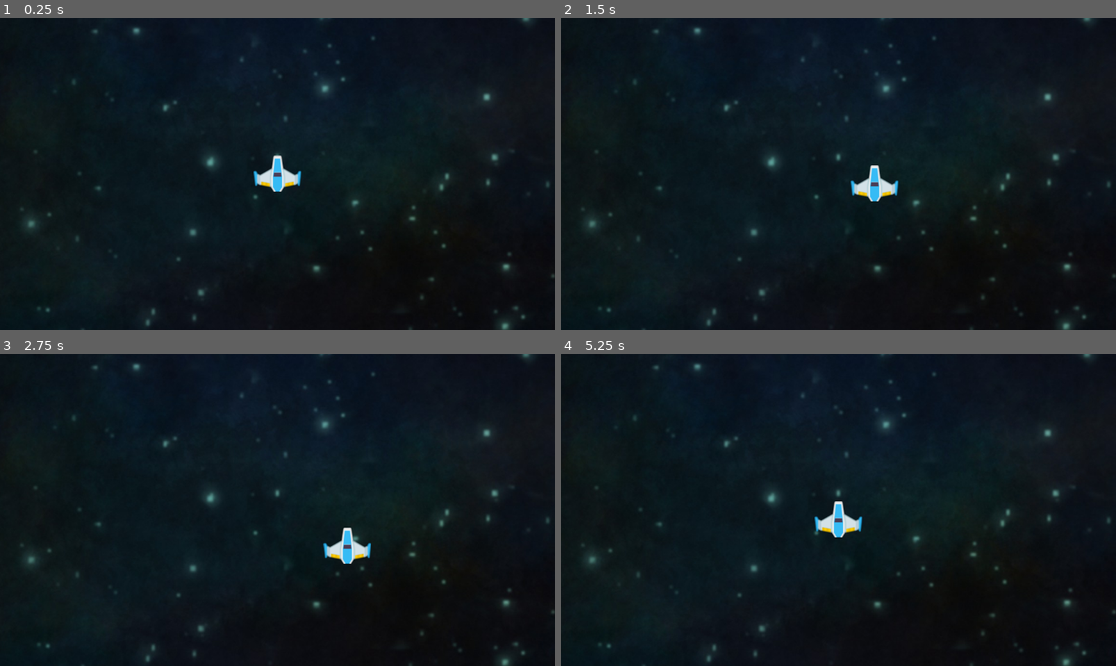
Above: before the commit, frames 1-4 (two rows, left to right).
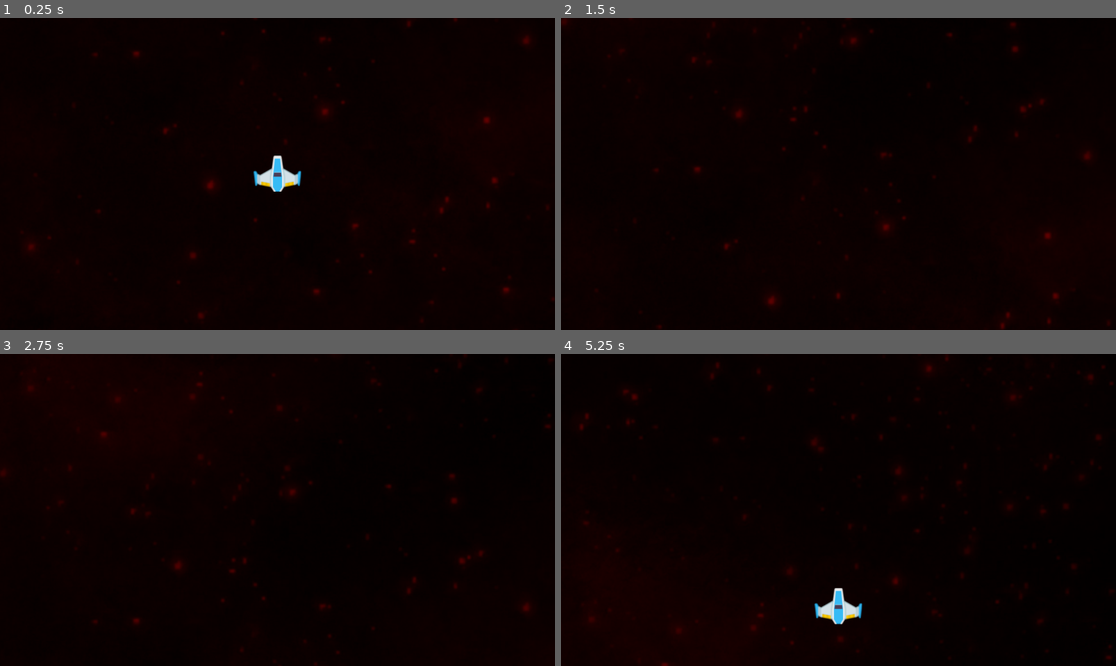
Above: after the commit, the same moments.

Repository: psyinf/godot_sandboxes
Game: Godot game, scene res://main.tscn
Same seed, same stepped clock (60 frames per second), same inputs: the game is played once before the commit and once after it.
Inputs:
- Up to frame 1 (0.25 s): no input
- Up to frame 2 (1.5 s): hold D (player_right) 0.53-1.28 s; hold S (player_down) from 1.28 s (still down)
- Up to frame 3 (2.75 s): release S (player_down) at 2.03 s; hold D (player_right) from 2.03 s (still down)
- Up to frame 4 (5.25 s): release D (player_right) at 2.78 s; hold W (player_up) 2.78-3.53 s; hold A (player_left) 3.53-5.03 s; hold S (player_down) from 5.03 s (still down)

The runs differ from the first frame. In frame 1, 72% of the frame differs, in the area x 0-100%, y 0-100%; in frame 2, 72%; in frame 3, 73%; in frame 4, 73%.

Commit message:
some shader-background testing

Diff:
--- /dev/null
+++ b/asteroid_hunter/background.gd
@@ -0,0 +1,11 @@
+extends TextureRect
+
+
+# Called when the node enters the scene tree for the first time.
+func _ready() -> void:
+	pass # Replace with function body.
+
+
+# Called every frame. 'delta' is the elapsed time since the previous frame.
+func _process(delta: float) -> void:
+	pass
--- /dev/null
+++ b/asteroid_hunter/background_shader.tres
@@ -0,0 +1,3 @@
+[gd_resource type="VisualShader" format=3 uid="uid://cen3nkeyodjo3"]
+
+[resource]
--- /dev/null
+++ b/asteroid_hunter/main.gdshader
@@ -0,0 +1,16 @@
+shader_type canvas_item;
+
+void vertex() {
+	UV -= vec2(0.0,0.1) * TIME ;
+	// Called for every vertex the material is visible on.
+}
+
+void fragment() {
+	// Called for every pixel the material is visible on.
+	COLOR *= vec4(1,0,0,1);
+}
+
+//void light() {
+//	// Called for every pixel for every light affecting the CanvasItem.
+//	// Uncomment to replace the default light processing function with this one.
+//}
--- /dev/null
+++ b/asteroid_hunter/main.tres
@@ -0,0 +1,5 @@
+[gd_resource type="VisualShader" format=3 uid="uid://cve3ghis7naq5"]
+
+[resource]
+mode = 1
+flags/light_only = false
--- a/asteroid_hunter/main.tscn
+++ b/asteroid_hunter/main.tscn
@@ -2,8 +2,13 @@
 
 [ext_resource type="Script" uid="uid://d24km7w8s7lgd" path="res://camera_2d.gd" id="1_0xm2m"]
 [ext_resource type="Texture2D" uid="uid://xqwf8vxs5sk7" path="res://assets/seamless-starfield-texture.jpg" id="2_0xm2m"]
+[ext_resource type="Shader" uid="uid://casmatit80n75" path="res://main.gdshader" id="2_7mycd"]
 [ext_resource type="Texture2D" uid="uid://fkehqsb0kgf5" path="res://assets/playerShip1_blue.png" id="3_h2yge"]
 [ext_resource type="Script" uid="uid://bw0qbj5yqsfg" path="res://player.gd" id="4_1bvp3"]
+[ext_resource type="Script" uid="uid://bwseatqb7akm6" path="res://background.gd" id="4_272bh"]
+
+[sub_resource type="ShaderMaterial" id="ShaderMaterial_5vw27"]
+shader = ExtResource("2_7mycd")
 
 [node name="Node2D" type="Node2D" unique_id=418820523]
 
@@ -11,11 +16,14 @@
 script = ExtResource("1_0xm2m")
 
 [node name="TextureRect" type="TextureRect" parent="." unique_id=127309238]
+texture_repeat = 2
+material = SubResource("ShaderMaterial_5vw27")
 offset_left = -952.0
 offset_top = -960.0
 offset_right = 968.0
 offset_bottom = 960.0
 texture = ExtResource("2_0xm2m")
+script = ExtResource("4_272bh")
 
 [node name="Sprite2D" type="Sprite2D" parent="." unique_id=1326627517]
 texture = ExtResource("3_h2yge")
--- a/asteroid_hunter/player.gd
+++ b/asteroid_hunter/player.gd
@@ -1,6 +1,6 @@
 extends Sprite2D
 
-
+const SPEED: int = 1000;
 # Called when the node enters the scene tree for the first time.
 func _ready() -> void:
 	pass # Replace with function body.
@@ -11,10 +11,10 @@
 func _process(delta: float) -> void:
 	#process inputs
 	if Input.is_action_pressed("player_right"):
-		position.x += 100 * delta
+		position.x += SPEED * delta
 	if Input.is_action_pressed("player_left"):
-		position.x -= 100 * delta
+		position.x -= SPEED * delta
 	if Input.is_action_pressed("player_down"):
-		position.y += 100 * delta
+		position.y += SPEED * delta
 	if Input.is_action_pressed("player_up"):
-		position.y -= 100 * delta
+		position.y -= SPEED * delta
Not shown, added: asteroid_hunter/background.gd.uid
Not shown, added: asteroid_hunter/main.gdshader.uid
